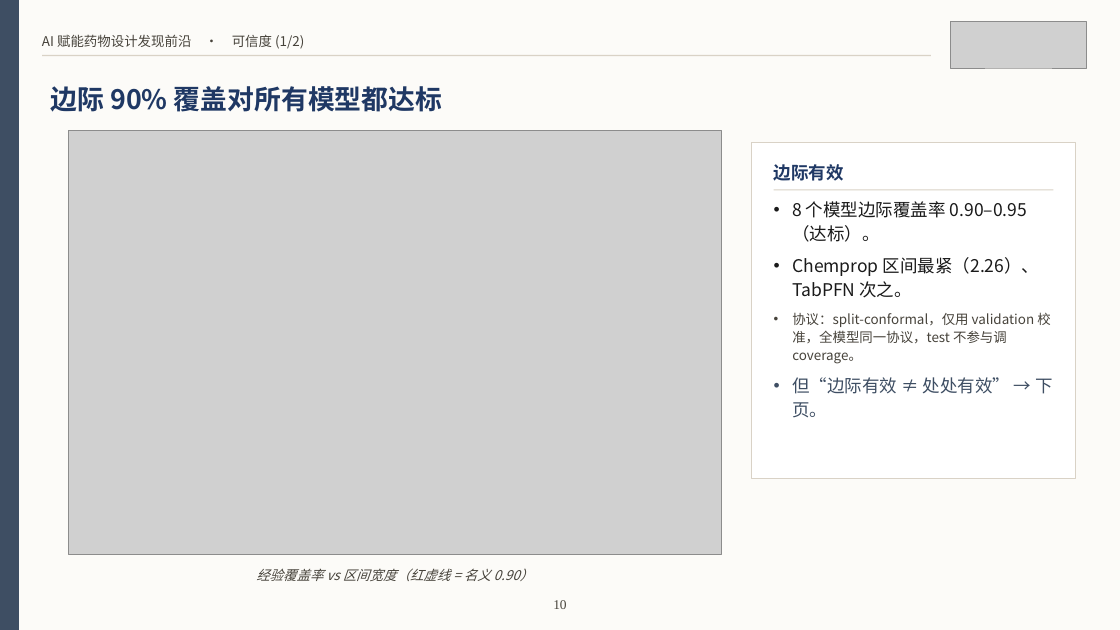
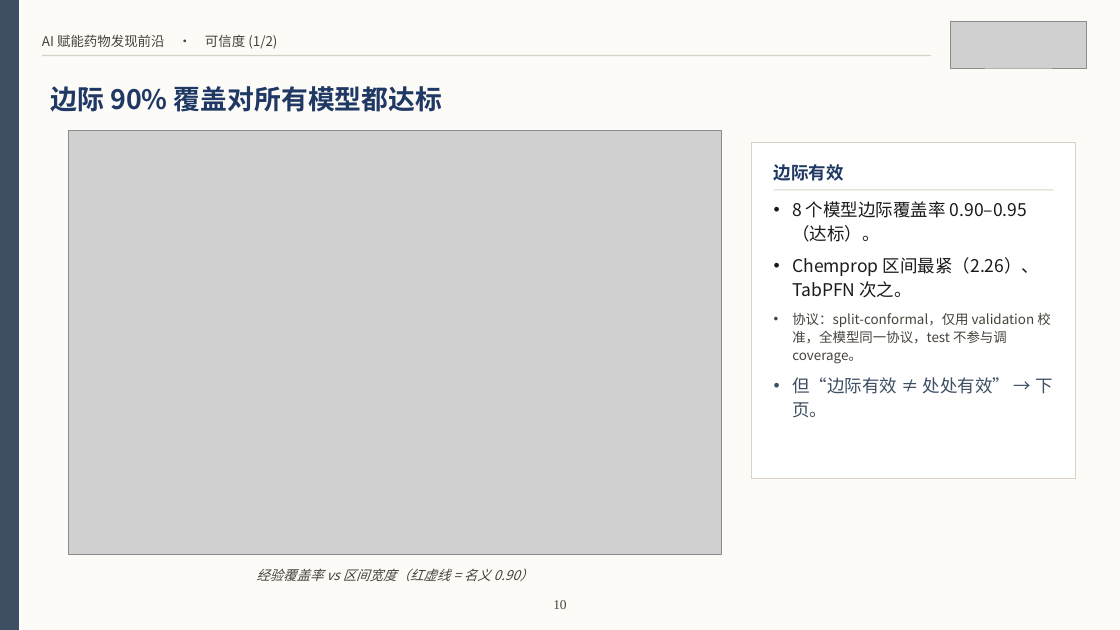
Before and after one commit to Smugpigeon/molecular-conformal-benchmark, a slide deck: slide 11 of report/课程汇报_BACE.pptx. Drawn at 1120x630 pixels with LibreOffice and Linux fonts; fonts in the diff are those of the drawing; grey boxes stand for pictures. Boxes give left, top, right and bottom in pixels: in the first picture for what was removed or moved away, otherwise in the second. Text is boxed around its words. In the diff, an @@ line names an element or a change of style, - is before the commit and + after.

```diff
--- a/report/课程汇报_BACE.pptx
+++ b/report/课程汇报_BACE.pptx
@@ text at [42, 34, 277, 49]: text changed @@
-AI 赋能药物设计发现前沿 · 可信度 (1/2)
+AI 赋能药物发现前沿 · 可信度 (1/2)
```
Also in this commit, not shown: 26 other slides changed, 5 other files.
